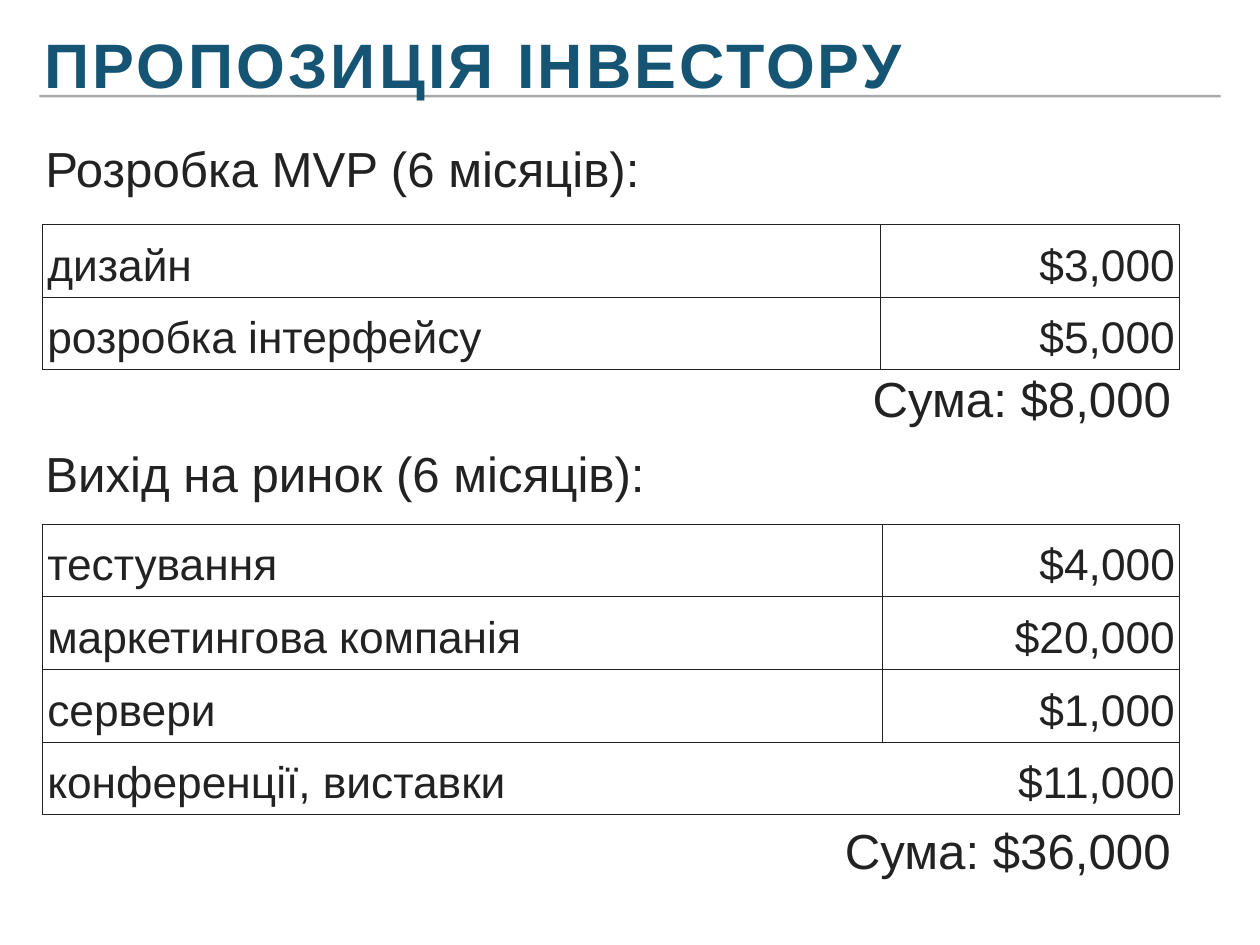
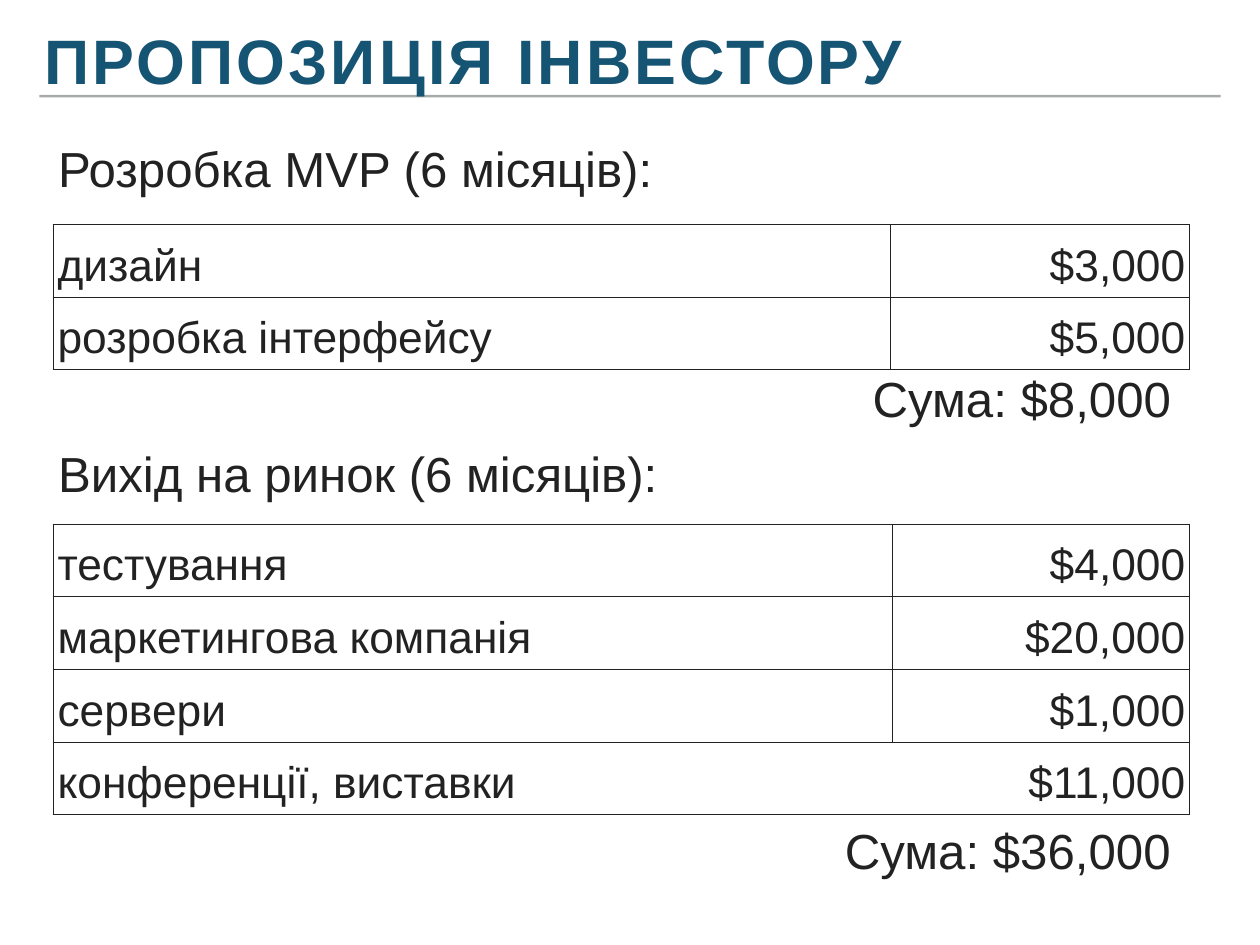
Before and after one commit to Frozen-Team/summercamp, a slide deck: slide 10 of presentation/Presentation_edited.pptx. Drawn at 1260x945 pixels with LibreOffice and Linux fonts; fonts in the diff are those of the drawing. Boxes give left, top, right and bottom in pixels: in the first picture for what was removed or moved away, otherwise in the second. Text is boxed around its words. In the diff, an @@ line names an element or a change of style, - is before the commit and + after.

```diff
--- a/presentation/Presentation_edited.pptx
+++ b/presentation/Presentation_edited.pptx
@@ text "ПРОПОЗИЦІЯ ІНВЕСТОРУ": place and size @@
-text "ПРОПОЗИЦІЯ ІНВЕСТОРУ" at bbox=[44, 44, 901, 99]
+text "ПРОПОЗИЦІЯ ІНВЕСТОРУ" at bbox=[44, 40, 901, 95]
@@ 2 texts, 1 table: place and size @@
-2 texts, 1 table at bbox=[43, 151, 1179, 502]
+2 texts, 1 table at bbox=[53, 151, 1190, 502]
@@ table: place and size @@
-table at bbox=[43, 525, 1178, 811]
+table at bbox=[53, 525, 1189, 815]
```
Also in this commit, not shown: 8 other slides changed.
